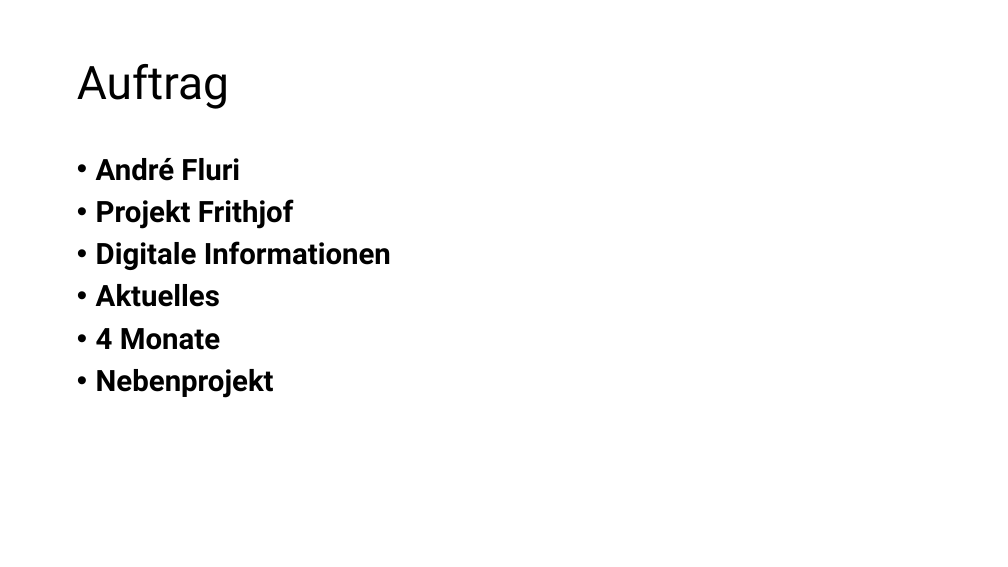
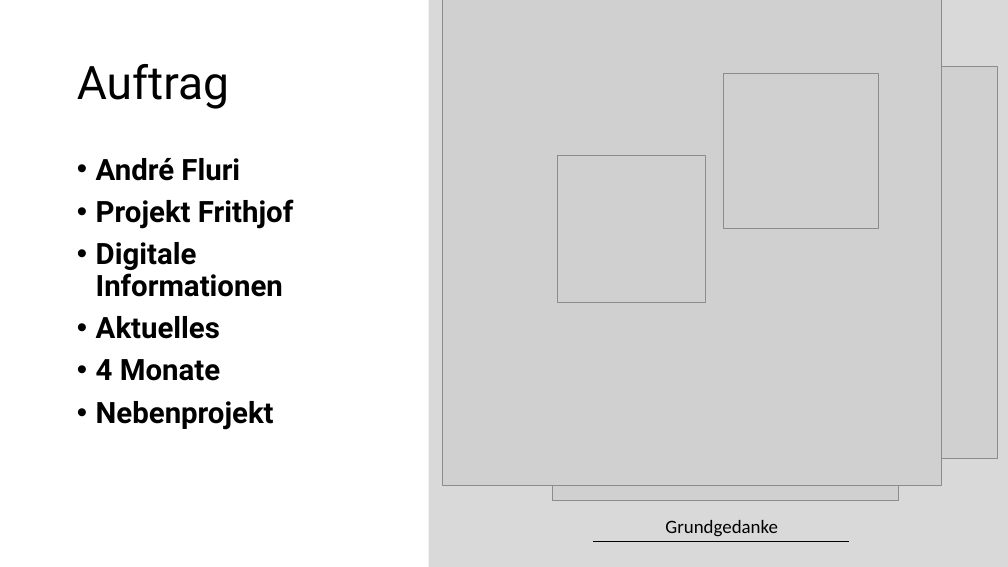
Before and after one commit to CoffeeCodeSwitzerland/WISSDashboard, a slide deck: slide 4 of Präsentation/Präsentation_Projektabschluss.pptx. Drawn at 1008x567 pixels with LibreOffice and Linux fonts; fonts in the diff are those of the drawing; grey boxes stand for pictures; background and template pictures are left out. Boxes give left, top, right and bottom in pixels: in the first picture for what was removed or moved away, otherwise in the second. Text is boxed around its words. In the diff, an @@ line names an element or a change of style, - is before the commit and + after.

```diff
--- a/Präsentation/Präsentation_Projektabschluss.pptx
+++ b/Präsentation/Präsentation_Projektabschluss.pptx
@@ rectangle added at bbox=[429, 0, 1008, 567], fill #D9D9D9 @@
@@ picture added at bbox=[442, 0, 941, 486] @@
@@ picture added at bbox=[553, 40, 898, 501] @@
@@ picture added at bbox=[454, 67, 997, 458] @@
@@ picture added at bbox=[723, 73, 878, 228] @@
@@ text "André Fluri" rewrapped from bbox=[96, 158, 391, 398] to bbox=[96, 158, 293, 430] @@
@@ picture added at bbox=[558, 155, 706, 302] @@
@@ text added at bbox=[665, 520, 778, 537], 18 pt, text #000000 @@
+Grundgedanke
@@ line added from (593, 542) to (849, 542), #000000 0.5 pt @@
```
Also in this commit, not shown: 1 other slide changed, 1 other file.
